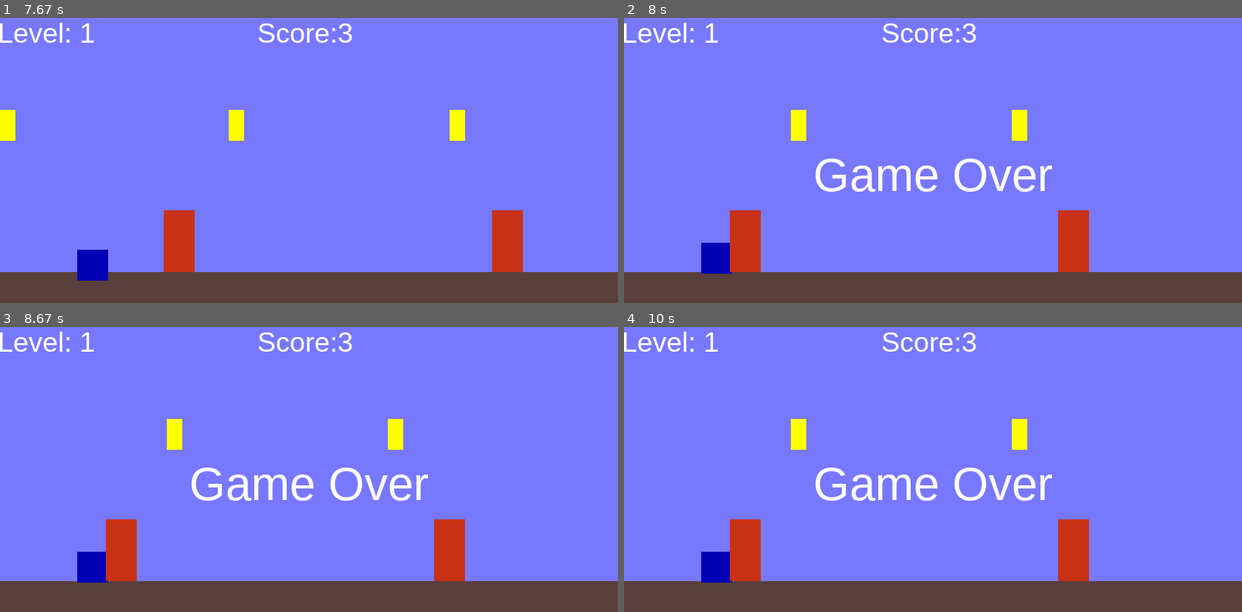
Above: before the commit, frames 1-4 (two rows, left to right).
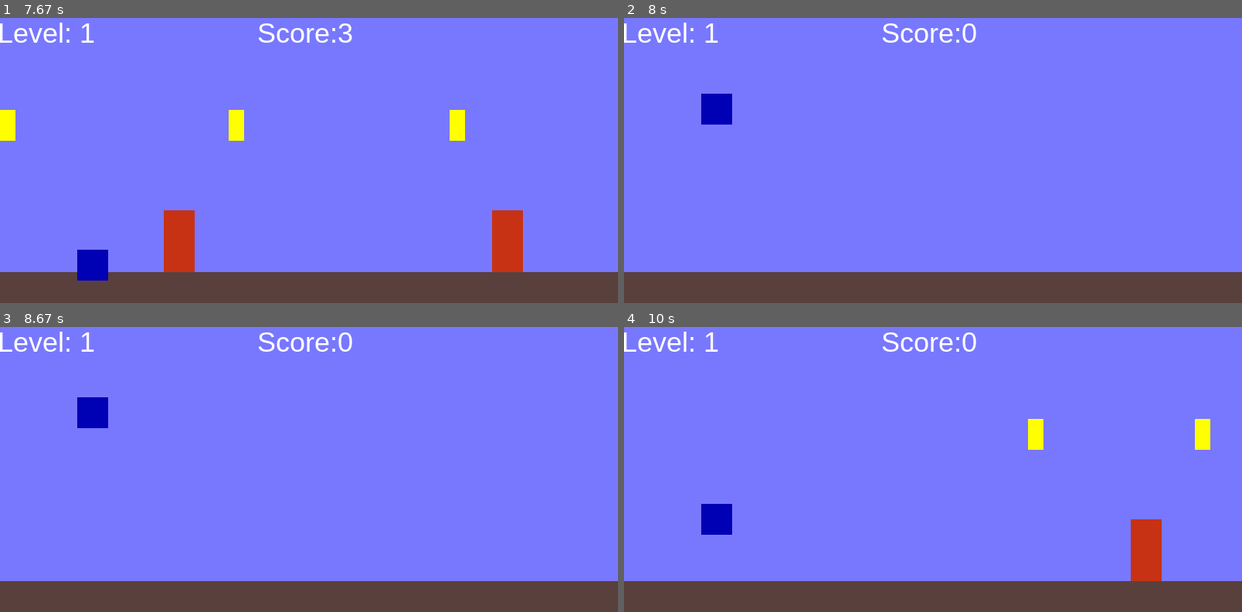
Above: after the commit, the same moments.

Repository: rquispeq/juego_pygame
Game: pygame game, started from main.py
Two runs of this game, one before a commit and one after it. Both use one fixed random seed, a clock stepped at 60 frames per second and the inputs below.
Inputs:
- Up to frame 1 (7.67 s): tap Space at 0.33, 0.73, 1.03, 1.23, 1.57, 1.87, 2.07, 2.37, 2.63, 2.97, 3.27, 3.4, 3.8, 4.1, 4.87, 5.17, 5.37, 5.67, 6.2, 6.5, 6.7, 7, 7.6 s; hold R from 7.53 s (still down)
- Up to frame 2 (8 s): tap Space at 7.9 s; release R at 7.93 s
- Up to frame 3 (8.67 s): tap Space at 8.03, 8.33 s
- Up to frame 4 (10 s): tap Space at 8.87, 9.17, 9.53, 9.93 s

Frame 1 is identical in both runs. In frame 2, 5.2% of the frame differs, in the area x 12-76%, y 2-90%; in frame 3, 5.2%; in frame 4, 6.8%, in the area x 12-95%, y 2-90%.

Commit message:
Reinicio de juego
Cambio de cantidad de monedas.

Estableciendo valores iniciales al reiniciar el juego.

Agregando mensaje para que jugador sepa como reiniciar juego

Diff:
--- a/game/config.py
+++ b/game/config.py
@@ -16,6 +16,6 @@
 SPEED = 5
 
 MAX_WALLS = 10
-MAX_COINS = 10
+MAX_COINS = 15
 
 FONT = 'Arial'
--- a/game/game.py
+++ b/game/game.py
@@ -22,14 +22,14 @@
         self.dir_sounds = os.path.join(self.dir,'sources/sounds')
 
         self.running = True
-        self.playing = True
-        self.level = 0
 
     def start(self):
         self.new()
 
     def new(self):
         self.score = 0
+        self.level = 0
+        self.playing = True
         self.generate_elements()
         self.run()
 
@@ -51,6 +51,9 @@
 
         if key[pygame.K_SPACE]:
             self.player.jump()
+
+        if key[pygame.K_r] and not self.playing:
+            self.new()
 
     def draw(self):
         self.surface.fill(LIGHTPURPLE)
@@ -153,6 +156,7 @@
         self.display_text(str(self.level_format()),36,WHITE,60,30)
         if not self.playing:
             self.display_text('Game Over',60,WHITE,WIDTH//2,HEIGHT//2)
+            self.display_text('Presiona R para comenzar de nuevo',20,WHITE,WIDTH//2,HEIGHT//2 + 80)
 
     def display_text(self,text,size,color,pos_x,pos_y):
         font = pygame.font.Font(self.font, size)
